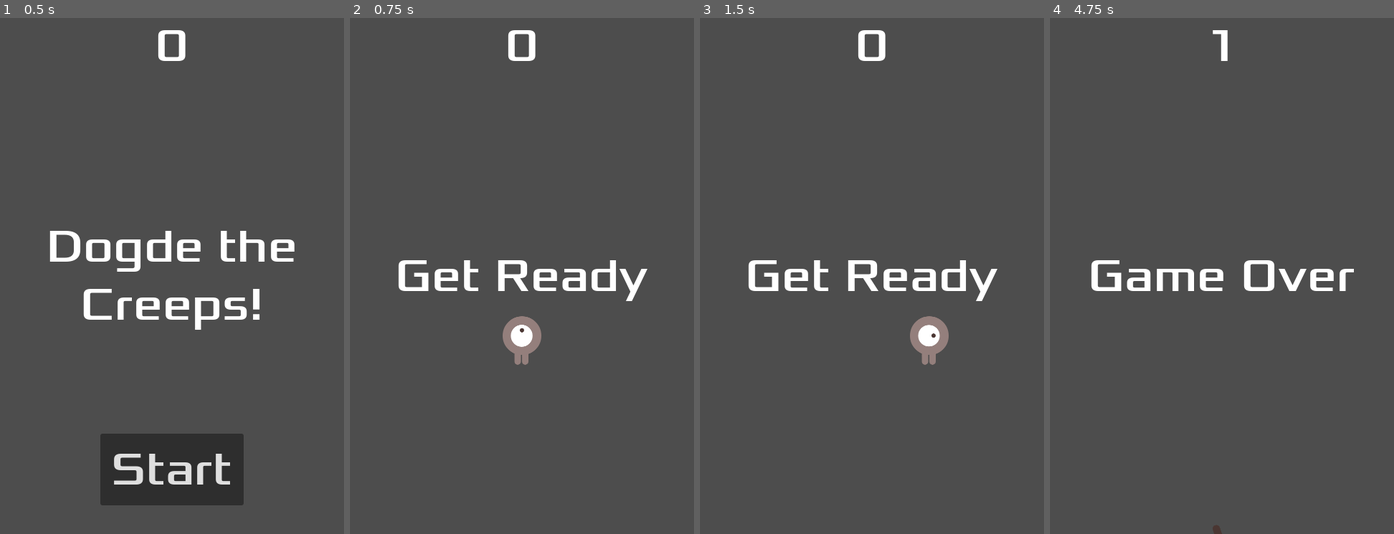
Above: before the commit, frames 1-4 (left to right).
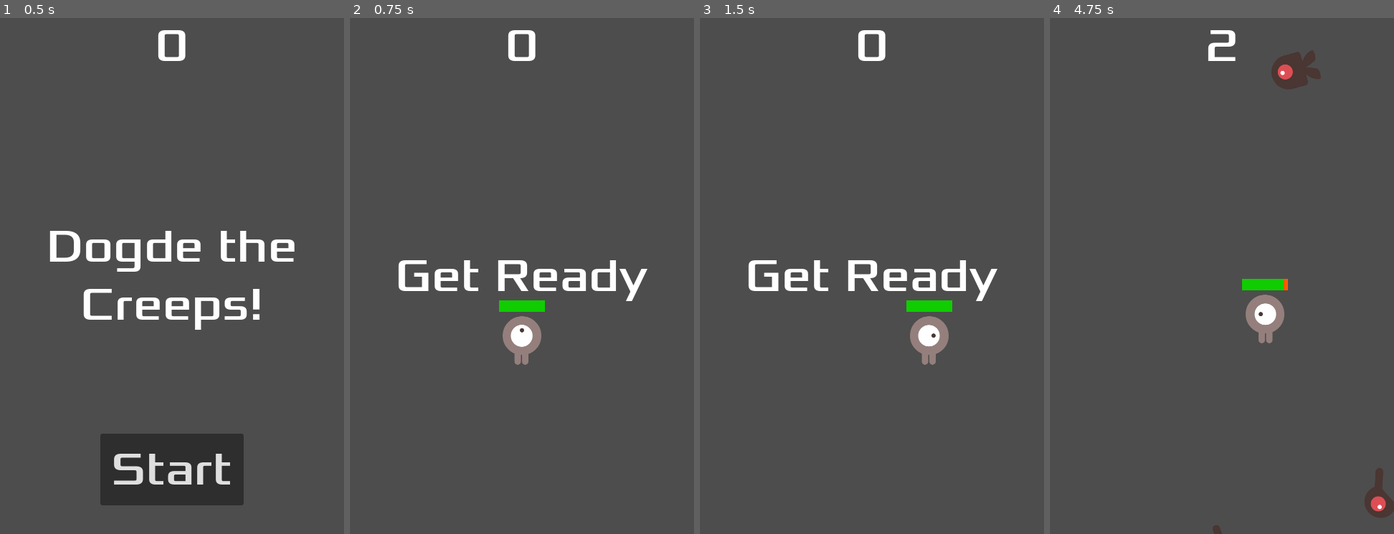
Above: after the commit, the same moments.

Repository: sergingameprays/dodge_creeps_mods
Game: Godot game, scene res://base_game/game.tscn
The game is run twice, just before and just after one commit, with the same random seed, the same clock (stepped at 60 frames per second) and the same inputs. Before the commit the project starts from res://game.tscn.
Inputs:
- Up to frame 1 (0.5 s): no input
- Up to frame 2 (0.75 s): click "Start" at 0.5 s
- Up to frame 3 (1.5 s): tap Enter at 1.25 s; hold Right (move_right) from 1.28 s (still down)
- Up to frame 4 (4.75 s): release Right (move_right) at 2.03 s; hold Down (move_down) 2.03-2.78 s; hold Right (move_right) 2.78-3.53 s; hold Up (move_up) 3.53-4.28 s; hold Left (move_left) from 4.28 s (still down)

Frame 1 is identical in both runs. In frame 2, 0.3% of the frame differs, in the area x 43-57%, y 54-57%; in frame 3, 0.3%; in frame 4, 4.1%, in the area x 11-100%, y 2-97%.

Commit message:
feat: character base and health system of the player implemented.

Diff:
--- a/game.tscn
+++ b/base_game/game.tscn
@@ -1,9 +1,9 @@
 [gd_scene format=3 uid="uid://b3awpkmbm6kon"]
 
-[ext_resource type="PackedScene" uid="uid://dx2pt0cqgty50" path="res://player.tscn" id="1_80nbo"]
-[ext_resource type="Script" uid="uid://dltkbc1hmji27" path="res://game.gd" id="1_e2o6t"]
-[ext_resource type="PackedScene" uid="uid://byfr2w7vxfwm3" path="res://mob.tscn" id="2_feb5d"]
-[ext_resource type="PackedScene" uid="uid://1bhq0cjelbxo" path="res://hud.tscn" id="4_fc0e3"]
+[ext_resource type="Script" uid="uid://dltkbc1hmji27" path="res://base_game/game.gd" id="1_j5jpo"]
+[ext_resource type="PackedScene" uid="uid://byfr2w7vxfwm3" path="res://base_game/mob.tscn" id="2_orkyf"]
+[ext_resource type="PackedScene" uid="uid://dx2pt0cqgty50" path="res://base_game/player.tscn" id="3_3dxck"]
+[ext_resource type="PackedScene" uid="uid://1bhq0cjelbxo" path="res://base_game/hud.tscn" id="4_ap70w"]
 
 [sub_resource type="Curve2D" id="Curve2D_80nbo"]
 _data = {
@@ -12,10 +12,10 @@
 point_count = 5
 
 [node name="Main" type="Node" unique_id=913520818]
-script = ExtResource("1_e2o6t")
-mob_scene = ExtResource("2_feb5d")
+script = ExtResource("1_j5jpo")
+mob_scene = ExtResource("2_orkyf")
 
-[node name="Player" parent="." unique_id=2015272413 instance=ExtResource("1_80nbo")]
+[node name="Player" parent="." unique_id=2015272413 instance=ExtResource("3_3dxck")]
 
 [node name="MobTimer" type="Timer" parent="." unique_id=29537315]
 wait_time = 0.5
@@ -35,11 +35,11 @@
 [node name="MobSpawnLocation" type="PathFollow2D" parent="MobPath" unique_id=196331783]
 position = Vector2(1, 0)
 
-[node name="HUD" parent="." unique_id=341309747 instance=ExtResource("4_fc0e3")]
+[node name="HUD" parent="." unique_id=341309747 instance=ExtResource("4_ap70w")]
 
 [connection signal="hit" from="Player" to="." method="game_over"]
 [connection signal="timeout" from="MobTimer" to="." method="_on_mob_timer_timeout"]
 [connection signal="timeout" from="ScoreTimer" to="." method="_on_score_timer_timeout"]
 [connection signal="timeout" from="StartTimer" to="." method="_on_start_timer_timeout"]
+[connection signal="start_game" from="HUD" to="." method="_on_hud_start_game"]
 [connection signal="start_game" from="HUD" to="." method="new_game"]
-[connection signal="start_game" from="HUD" to="." method="_on_hud_start_game"]
--- a/hud.tscn
+++ b/base_game/hud.tscn
@@ -1,7 +1,7 @@
 [gd_scene format=3 uid="uid://1bhq0cjelbxo"]
 
 [ext_resource type="FontFile" uid="uid://di5grus427whe" path="res://fonts/Xolonium-Regular.ttf" id="1_37p78"]
-[ext_resource type="Script" uid="uid://d2pp1edcphkdd" path="res://hud.gd" id="1_64ctp"]
+[ext_resource type="Script" uid="uid://d2pp1edcphkdd" path="res://base_game/hud.gd" id="1_64ctp"]
 
 [node name="HUD" type="CanvasLayer" unique_id=341309747]
 script = ExtResource("1_64ctp")
--- a/mob.tscn
+++ b/base_game/mob.tscn
@@ -1,6 +1,6 @@
 [gd_scene format=3 uid="uid://byfr2w7vxfwm3"]
 
-[ext_resource type="Script" uid="uid://bwuad5m5456c3" path="res://mob.gd" id="1_1qmh0"]
+[ext_resource type="Script" uid="uid://bwuad5m5456c3" path="res://base_game/mob.gd" id="1_1qmh0"]
 [ext_resource type="Texture2D" uid="uid://cbxx0484kmb45" path="res://art/enemyFlyingAlt_1.png" id="1_b3mxk"]
 [ext_resource type="Texture2D" uid="uid://bdwbanvmg35oe" path="res://art/enemyFlyingAlt_2.png" id="2_1qmh0"]
 [ext_resource type="Texture2D" uid="uid://di71o4rmju041" path="res://art/enemySwimming_1.png" id="3_gfurk"]
--- a/player.gd
+++ b/base_game/player.gd
@@ -5,7 +5,10 @@
 @export var speed = 400
 var screen_size
 
+@onready var character: Character ##added
+
 func _ready() -> void:
+	character = $Character ##added
 	screen_size = get_viewport_rect().size
 	hide()
 
@@ -38,11 +41,18 @@
 		$AnimatedSprite2D.flip_v = velocity.y > 0
 
 func _on_body_entered(body: Node2D) -> void:
+	character = $Character #added
+	character.take_damage(10) ## added
+
+
+func start(pos):
+	character.reset() ## added
+	position = pos
+	show()
+	$CollisionShape2D.disabled = false
+
+##added, the body was originally in _on_body_entered(body: Node2D)
+func _on_character_died() -> void:
 	hide()
 	hit.emit()
 	$CollisionShape2D.set_deferred("disabled", true)
-
-func start(pos):
-	position = pos
-	show()
-	$CollisionShape2D.disabled = false
--- a/player.tscn
+++ b/base_game/player.tscn
@@ -1,10 +1,11 @@
 [gd_scene format=3 uid="uid://dx2pt0cqgty50"]
 
 [ext_resource type="Texture2D" uid="uid://cny5lsgtc2b23" path="res://art/playerGrey_up1.png" id="1_hqtel"]
-[ext_resource type="Script" uid="uid://bcn52rfky3qee" path="res://player.gd" id="1_sweqy"]
+[ext_resource type="Script" uid="uid://bcn52rfky3qee" path="res://base_game/player.gd" id="1_sweqy"]
 [ext_resource type="Texture2D" uid="uid://dwedlfrp5eqfo" path="res://art/playerGrey_up2.png" id="2_sweqy"]
 [ext_resource type="Texture2D" uid="uid://cllnsoi33i3x2" path="res://art/playerGrey_walk1.png" id="3_2hs0m"]
 [ext_resource type="Texture2D" uid="uid://c0oxb2bfrdl7b" path="res://art/playerGrey_walk2.png" id="4_1jxqw"]
+[ext_resource type="PackedScene" uid="uid://dv68jr8asddft" path="res://lib/character.tscn" id="6_ab0a1"]
 
 [sub_resource type="SpriteFrames" id="SpriteFrames_dw050"]
 animations = [{
@@ -47,4 +48,7 @@
 [node name="CollisionShape2D" type="CollisionShape2D" parent="." unique_id=1587941040]
 shape = SubResource("CapsuleShape2D_b26j0")
 
+[node name="Character" parent="." unique_id=1983911029 instance=ExtResource("6_ab0a1")]
+
 [connection signal="body_entered" from="." to="." method="_on_body_entered"]
+[connection signal="died" from="Character" to="." method="_on_character_died"]
--- /dev/null
+++ b/lib/character.gd
@@ -0,0 +1,25 @@
+extends Node2D
+class_name Character
+
+signal died
+## Needs a healthComponent to works
+## this script will have the basis for the player and mobs modifications
+
+@export var max_health: int = 100
+
+@onready var health_component: HealthComponent
+
+func _ready() -> void:
+	health_component = $HealthComponent
+	health_component.max_health = max_health
+	health_component.died.connect(_on_died)
+
+func take_damage(amount: int) -> void:
+	health_component.take_damage(amount)
+
+func reset() -> void:
+	health_component._ready()
+
+
+func _on_died() -> void:
+	died.emit()
--- /dev/null
+++ b/lib/character.tscn
@@ -0,0 +1,11 @@
+[gd_scene format=3 uid="uid://dv68jr8asddft"]
+
+[ext_resource type="Script" uid="uid://ds75clj2p8vnu" path="res://lib/character.gd" id="1_1fa4y"]
+[ext_resource type="PackedScene" uid="uid://b2tcanye6icc" path="res://lib/health_componet.tscn" id="2_735fc"]
+
+[node name="Character" type="Node2D" unique_id=1983911029]
+script = ExtResource("1_1fa4y")
+
+[node name="HealthComponent" parent="." unique_id=329209331 instance=ExtResource("2_735fc")]
+
+[connection signal="died" from="HealthComponent" to="." method="_on_died"]
--- /dev/null
+++ b/lib/health_component.gd
@@ -0,0 +1,30 @@
+class_name HealthComponent
+extends Node
+
+## Add as a child node (named "HealthComponent") on anything using
+## character.gd. Keeps health logic out of your movement scripts.
+
+signal died
+signal health_changed(current: int, max: int)
+
+@export var max_health: int = 100
+@onready var health_bar = ProgressBar
+var current_health: int
+
+func _ready() -> void:
+	health_bar = $ProgressBar
+	current_health = max_health
+	health_bar.value = current_health
+
+func take_damage(amount: int) -> void:
+	if current_health <= 0:
+		return
+	current_health = max(current_health - amount, 0)
+	health_changed.emit(current_health, max_health)
+	health_bar.value = current_health
+	if current_health <= 0:
+		died.emit()
+
+func heal(amount: int) -> void:
+	current_health = min(current_health + amount, max_health)
+	health_changed.emit(current_health, max_health)
--- /dev/null
+++ b/lib/health_componet.tscn
@@ -0,0 +1,21 @@
+[gd_scene format=3 uid="uid://b2tcanye6icc"]
+
+[ext_resource type="Script" uid="uid://dkuikydbvl213" path="res://lib/health_component.gd" id="1_my3pw"]
+
+[sub_resource type="StyleBoxFlat" id="StyleBoxFlat_0x3r4"]
+bg_color = Color(1, 0.35810965, 0.007046727, 1)
+
+[sub_resource type="StyleBoxFlat" id="StyleBoxFlat_qc4kw"]
+bg_color = Color(0.05882353, 0.8039216, 0, 1)
+
+[node name="HealthComponent" type="Node2D" unique_id=329209331]
+script = ExtResource("1_my3pw")
+
+[node name="ProgressBar" type="ProgressBar" parent="." unique_id=1068161327]
+offset_left = -32.0
+offset_top = -56.0
+offset_right = 32.0
+offset_bottom = -40.0
+theme_override_styles/background = SubResource("StyleBoxFlat_0x3r4")
+theme_override_styles/fill = SubResource("StyleBoxFlat_qc4kw")
+show_percentage = false
Renamed: export_presets.cfg -> base_game/export_presets.cfg
Renamed: game.gd -> base_game/game.gd
Renamed: game.gd.uid -> base_game/game.gd.uid
Renamed: hud.gd -> base_game/hud.gd
Renamed: hud.gd.uid -> base_game/hud.gd.uid
Renamed: mob.gd -> base_game/mob.gd
Renamed: mob.gd.uid -> base_game/mob.gd.uid
Renamed: player.gd.uid -> base_game/player.gd.uid
Not shown, added: lib/character.gd.uid
Not shown, added: lib/health_component.gd.uid
